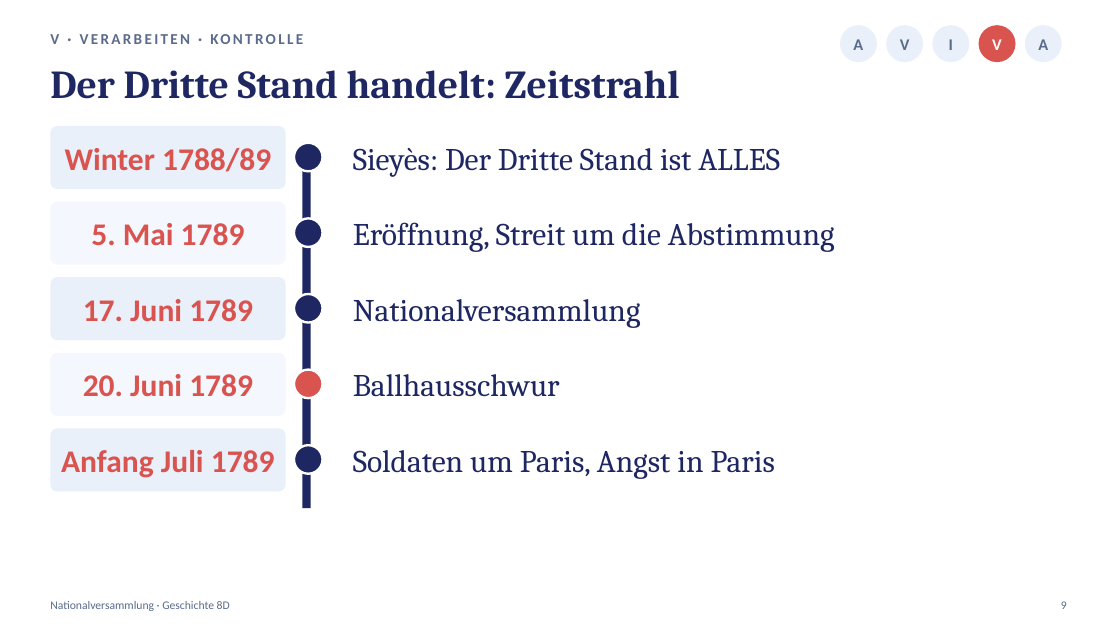
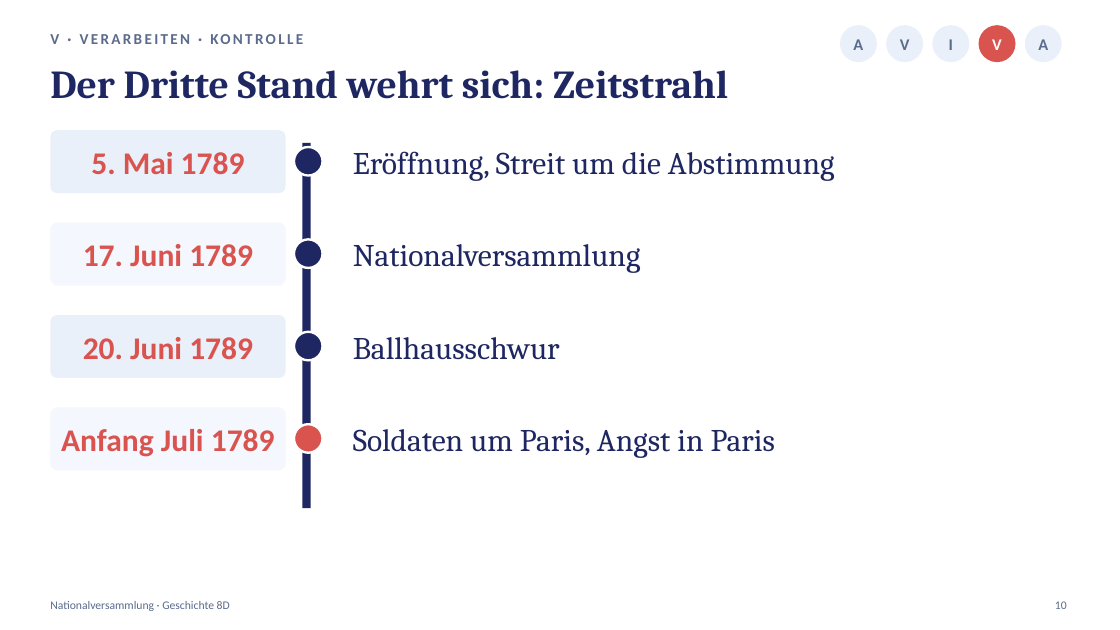
Before and after one commit to golzkonstantin-gif/Schule, a slide deck: slide 10 of Geschichte_8D/Stunde2_Nationalversammlung/Praesentation_Stunde2_Nationalversammlung_8D.pptx (slide 9 before the commit). Drawn at 1120x630 pixels with LibreOffice and Linux fonts; fonts in the diff are those of the drawing. Boxes give left, top, right and bottom in pixels: in the first picture for what was removed or moved away, otherwise in the second. Text is boxed around its words. In the diff, an @@ line names an element or a change of style, - is before the commit and + after.

```diff
--- a/Geschichte_8D/Stunde2_Nationalversammlung/Praesentation_Stunde2_Nationalversammlung_8D.pptx
+++ b/Geschichte_8D/Stunde2_Nationalversammlung/Praesentation_Stunde2_Nationalversammlung_8D.pptx
@@ text at [50, 70, 728, 99]: text changed @@
-Der Dritte Stand handelt: Zeitstrahl
+Der Dritte Stand wehrt sich: Zeitstrahl
@@ rounded rectangle: place and size @@
-rounded rectangle at [50, 126, 286, 189]
+rounded rectangle at [50, 130, 286, 193]
@@ text "5. Mai 1789": place and size @@
-text "5. Mai 1789" at [91, 223, 245, 245]
+text "5. Mai 1789" at [91, 152, 245, 174]
@@ text removed at [65, 148, 271, 172] @@
-Winter 1788/89
@@ ellipse: place and size @@
-ellipse at [294, 143, 323, 171]
+ellipse at [294, 147, 323, 176]
@@ text "Eröffnung, Streit um die Abstimmung": place and size @@
-text "Eröffnung, Streit um die Abstimmung" at [353, 222, 835, 252]
+text "Eröffnung, Streit um die Abstimmung" at [353, 151, 835, 181]
@@ text removed at [353, 148, 780, 177] @@
-Sieyès: Der Dritte Stand ist ALLES
@@ rounded rectangle: place and size @@
-rounded rectangle at [50, 202, 286, 265]
+rounded rectangle at [50, 223, 286, 286]
@@ ellipse: place and size @@
-ellipse at [294, 218, 323, 247]
+ellipse at [294, 239, 323, 268]
@@ text "Nationalversammlung": place and size @@
-text "Nationalversammlung" at [353, 299, 641, 328]
+text "Nationalversammlung" at [353, 244, 641, 273]
@@ text at [83, 244, 253, 266]: text changed @@
-20. Juni 1789
+17. Juni 1789
@@ rounded rectangle: place and size @@
-rounded rectangle at [50, 277, 286, 340]
+rounded rectangle at [50, 315, 286, 378]
@@ text "Ballhausschwur": place and size @@
-text "Ballhausschwur" at [353, 374, 560, 397]
+text "Ballhausschwur" at [353, 337, 560, 360]
@@ text at [83, 337, 253, 359]: text changed @@
-17. Juni 1789
+20. Juni 1789
@@ ellipse: place and size @@
-ellipse at [294, 294, 323, 323]
+ellipse at [294, 332, 323, 360]
@@ rounded rectangle: place and size @@
-rounded rectangle at [50, 353, 286, 416]
+rounded rectangle at [50, 408, 286, 471]
@@ text "Anfang Juli 1789": place and size @@
-text "Anfang Juli 1789" at [61, 450, 275, 478]
+text "Anfang Juli 1789" at [61, 429, 275, 457]
@@ text "Soldaten um Paris, Angst in ...": place and size @@
-text "Soldaten um Paris, Angst in ..." at [353, 450, 776, 479]
+text "Soldaten um Paris, Angst in ..." at [353, 429, 776, 458]
@@ rounded rectangle removed at [50, 429, 286, 492] @@
@@ ellipse: place and size @@
-ellipse at [294, 370, 323, 398]
+ellipse at [294, 424, 323, 453]
@@ ellipse removed at [294, 445, 323, 474] @@
@@ text at [1055, 601, 1067, 609]: text changed @@
-9
+10
```
Also in this commit, not shown: 11 other slides changed, 2 slides added, 1 slide removed, 21 other files.
